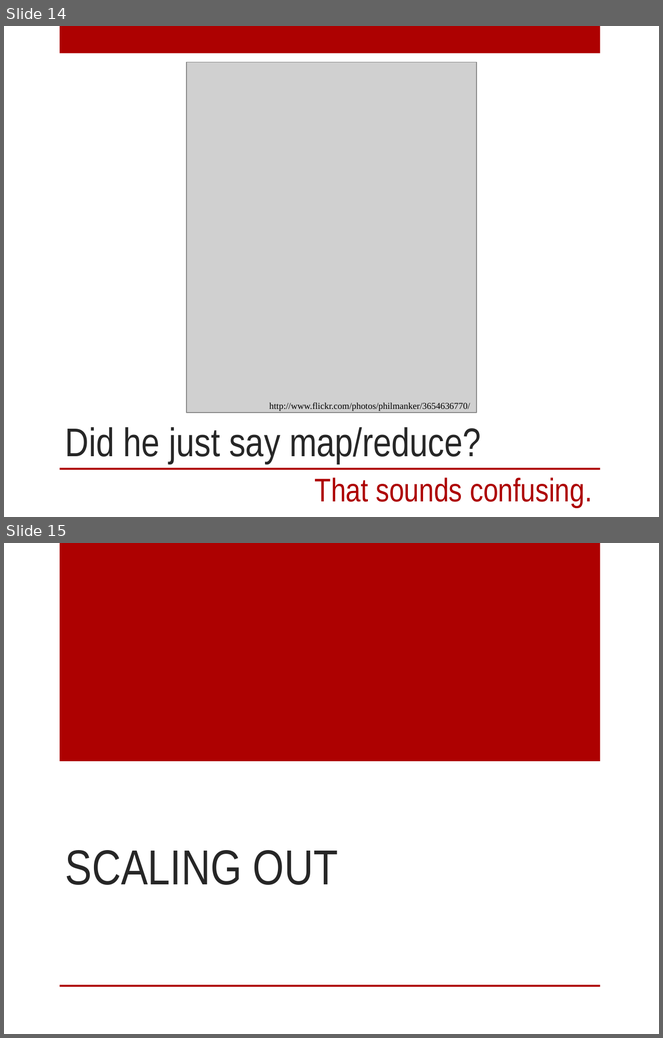
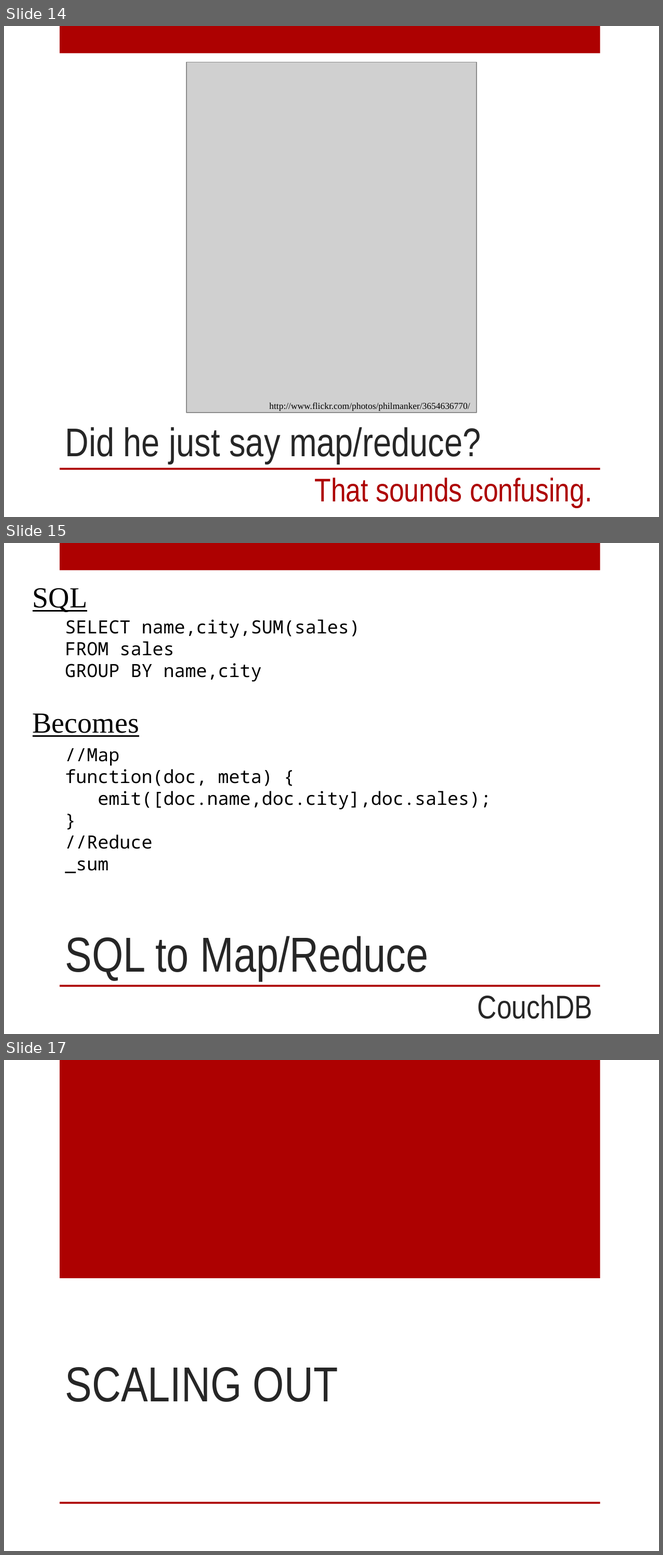
Before and after one commit to digitalBush/nosql-smackdown-talk, a slide deck: nosql-smackdown.pptx. Shown one above the other, each under a label of ours: slides 14 and 15 before the commit, slides 14, 15 and 17 after it; the slides between them are not shown. The pictures are 663x1038 and 663x1555 pixels, drawn with LibreOffice and Linux fonts; fonts in the diff are those of the drawing; grey boxes stand for pictures. Boxes give left, top, right and bottom in pixels: in the first picture for what was removed or moved away, otherwise in the second. Text is boxed around its words. In the diff, an @@ line names an element or a change of style, - is before the commit and + after.

```diff
--- a/nosql-smackdown.pptx
+++ b/nosql-smackdown.pptx
@@ slide 15 added at (4,543,659,1034), background #FFFFFF; not listed: 2 template elements that a slide beside it also shows @@
@@ text added at (33,588,88,612), 32 pt, text #000000, underline @@
+SQL
@@ text added at (65,619,360,682), 20 pt, text #000000 @@
+SELECT name,city,SUM(sales)
+FROM sales
+GROUP BY name,city
@@ text added at (33,714,139,737), 32 pt, text #000000, underline @@
+Becomes
@@ text added at (65,748,491,874), 20 pt, text #000000 @@
+//Map
+function(doc, meta) {
+emit([doc.name,doc.city],doc.sales);
+}
+//Reduce
+_sum
@@ title added at (65,936,428,981), 54 pt, text #262626 @@
+SQL to Map/Reduce
@@ text added at (478,995,593,1019), 36 pt, text #262626 @@
+CouchDB
@@ what was slide 15 is now slide 17 @@
```
Also in this commit, not shown: 1 other slide added.
